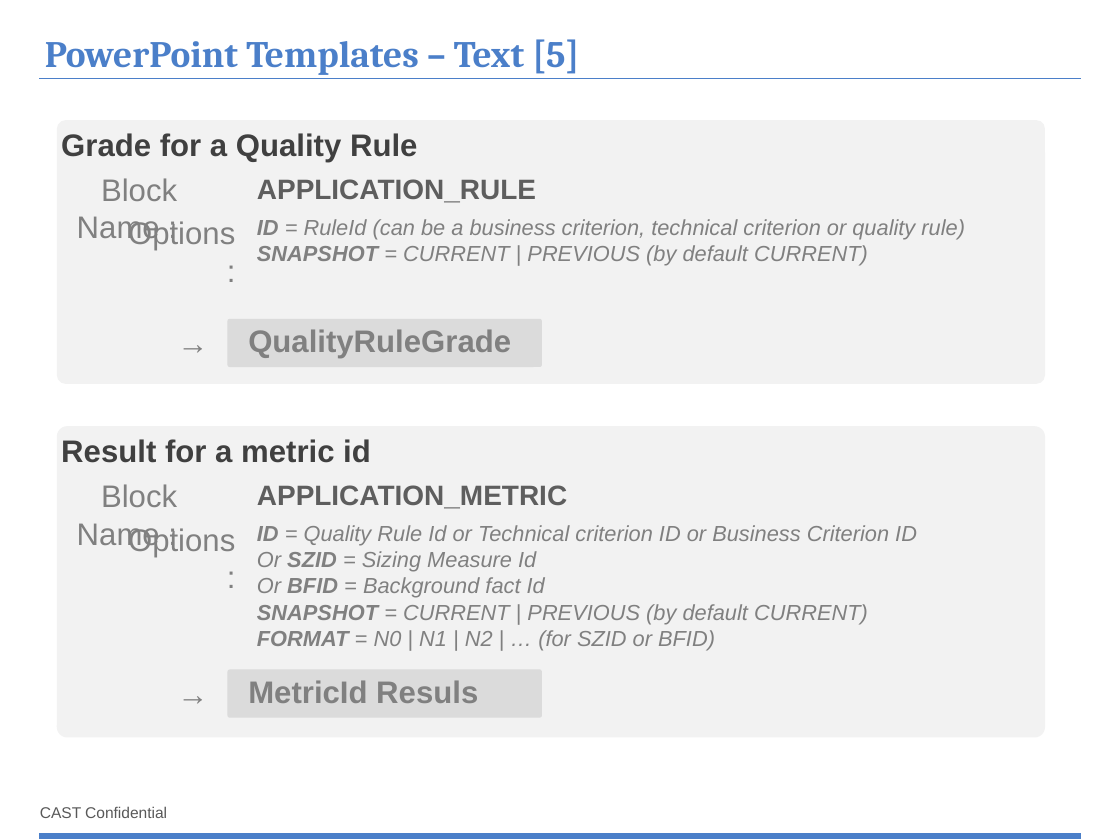
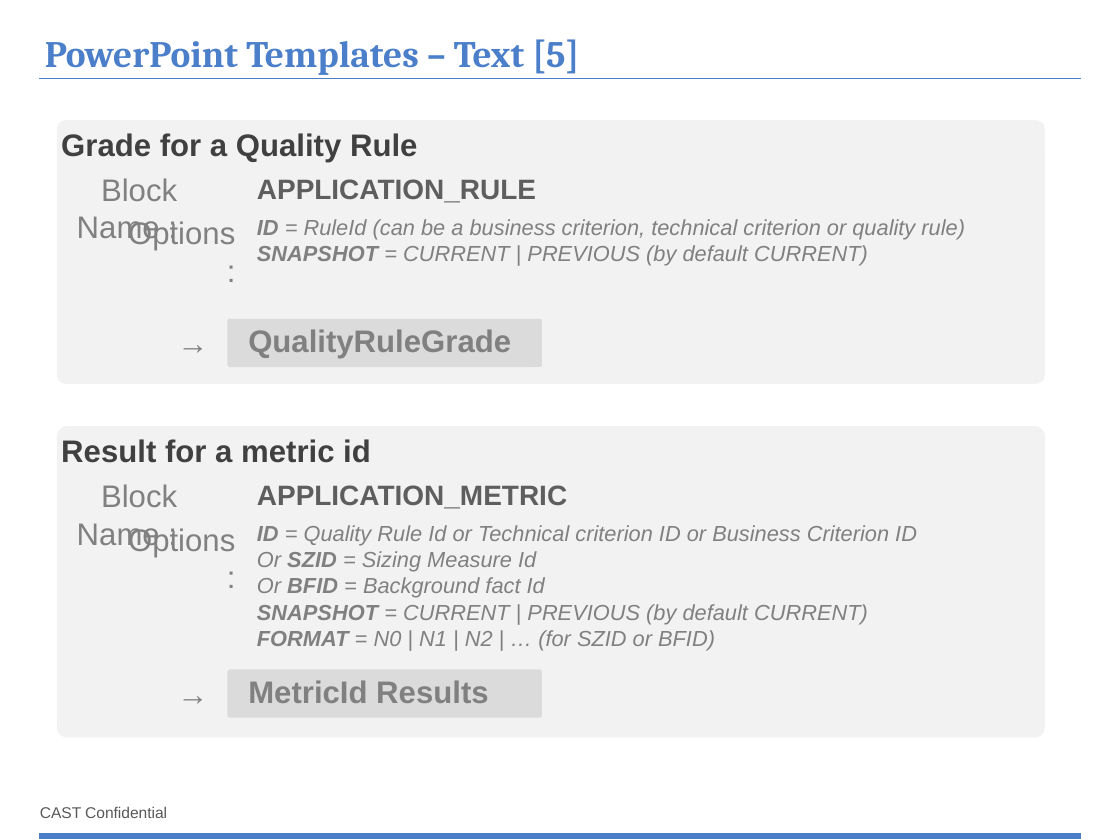
Before and after one commit to CAST-projects/ReportGenerator, a slide deck: slide 13 of CastReporting.Reporting/TemplatesFiles/1- Powerpoint-components-library.pptx. Drawn at 1120x840 pixels with LibreOffice and Linux fonts; fonts in the diff are those of the drawing; background and template pictures are left out. Boxes give left, top, right and bottom in pixels: in the first picture for what was removed or moved away, otherwise in the second. Text is boxed around its words. In the diff, an @@ line names an element or a change of style, - is before the commit and + after.

Commit message:
REPORTGEN-205 & REPORTGEN-203 : fix spelling mistakes in templates

```diff
--- a/CastReporting.Reporting/TemplatesFiles/1- Powerpoint-components-library.pptx
+++ b/CastReporting.Reporting/TemplatesFiles/1- Powerpoint-components-library.pptx
@@ text at (248,680,488,703): text changed @@
-MetricId Resuls
+MetricId Results
```
Also in this commit, not shown: 1 other slide changed, 1 other file.
